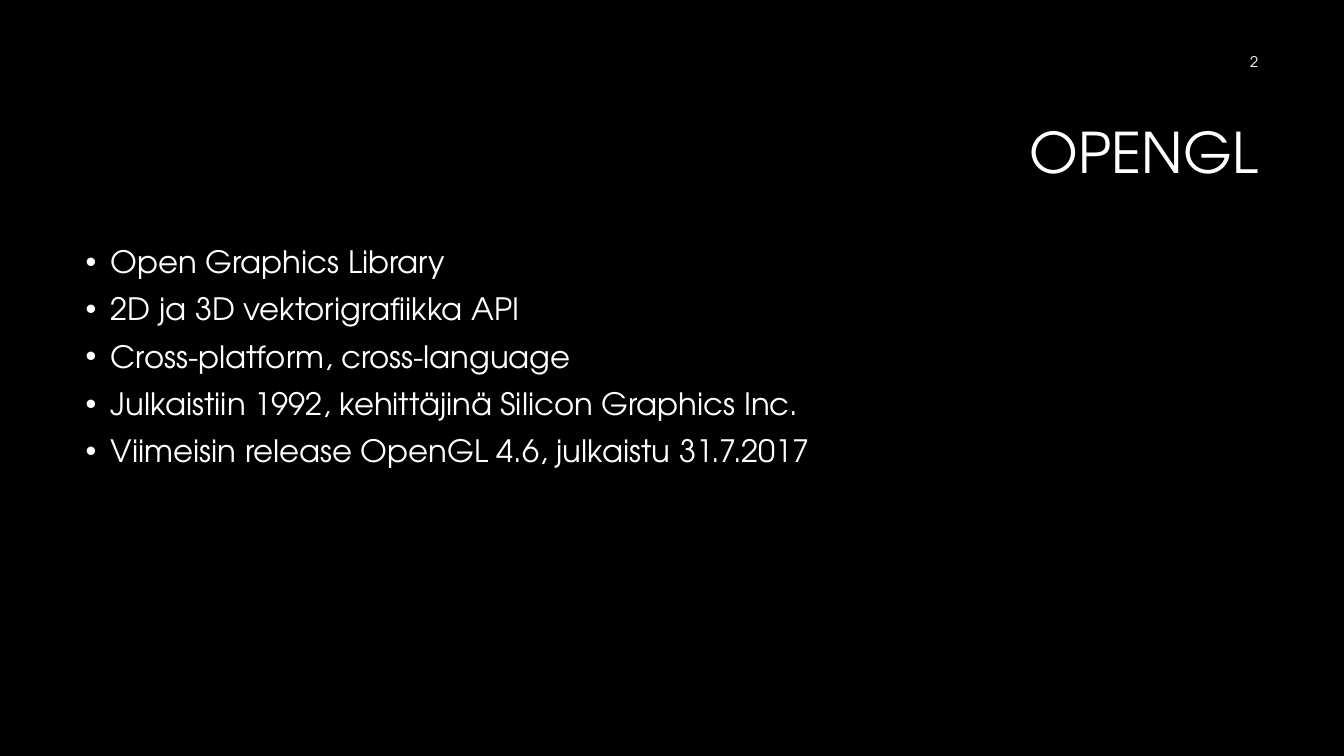
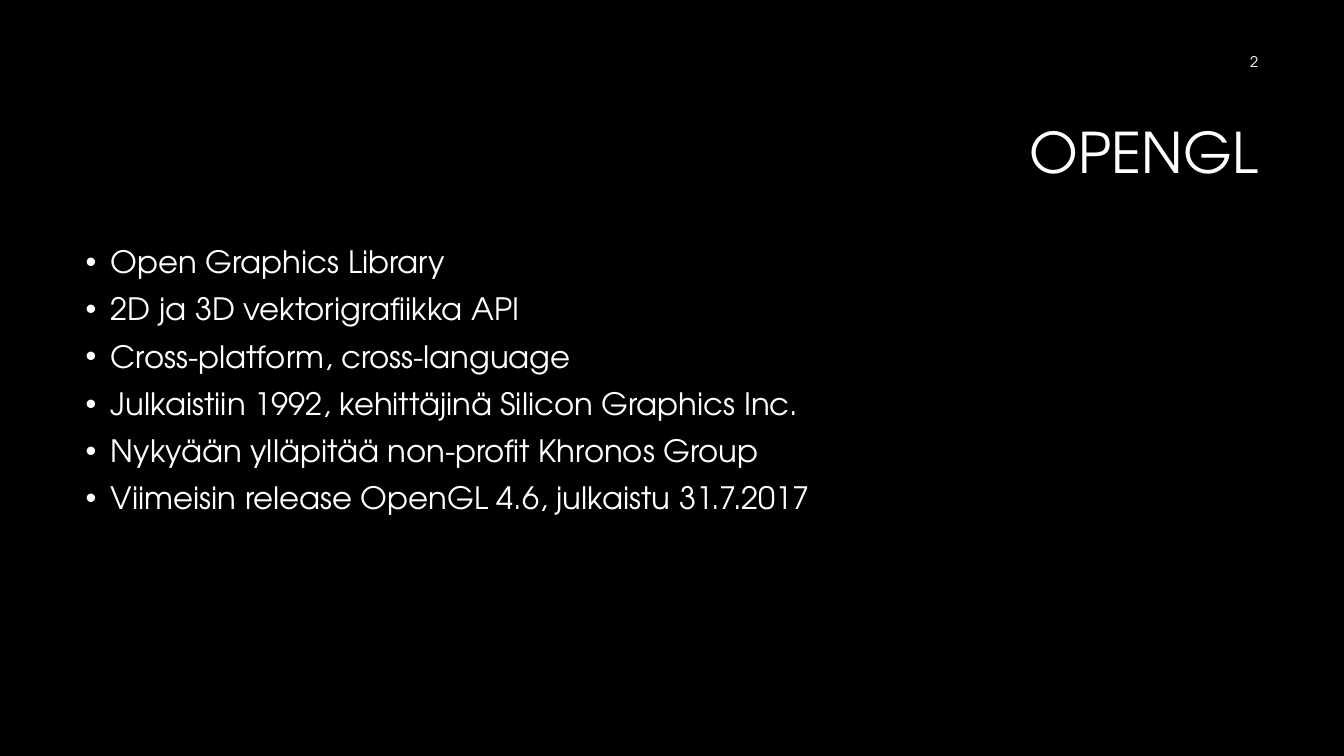
Before and after one commit to Jisti007/Mobile-Project-ideal-broccoli, a slide deck: slide 2 of presentation/OpenGL ES 3.pptx. Drawn at 1344x756 pixels with LibreOffice and Linux fonts; fonts in the diff are those of the drawing; background and template pictures are left out. Boxes give left, top, right and bottom in pixels: in the first picture for what was removed or moved away, otherwise in the second. Text is boxed around its words. In the diff, an @@ line names an element or a change of style, - is before the commit and + after.

```diff
--- a/presentation/OpenGL ES 3.pptx
+++ b/presentation/OpenGL ES 3.pptx
@@ text at (111,439,759,468): paragraph added @@
+• Nykyään ylläpitää non-profit Khronos Group
```
Also in this commit, not shown: 5 other slides changed, 1 slide added.
